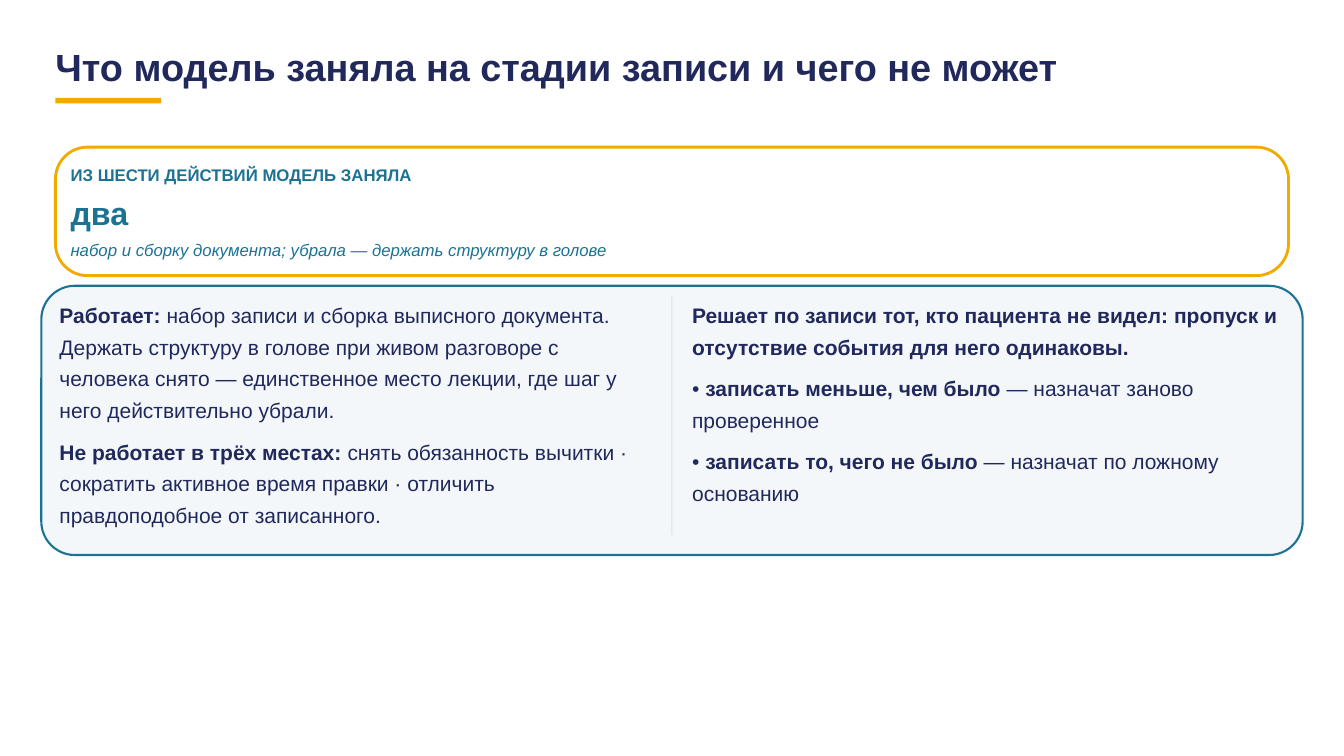
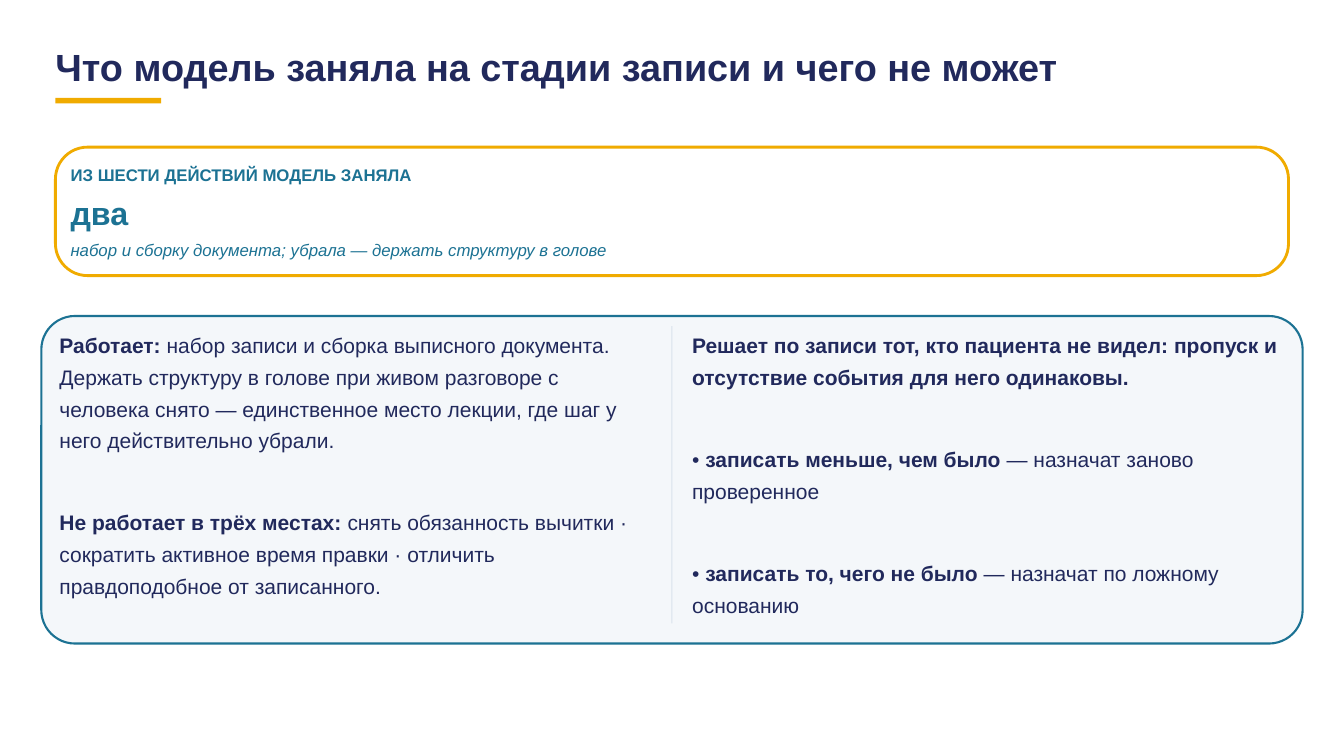
Before and after one commit to tellina-study/AI-usage-lessons, a slide deck: slide 62 of library/lectures/lec-07/rework/deck/lec-07-karkas.pptx. Drawn at 1344x756 pixels with LibreOffice and Linux fonts; fonts in the diff are those of the drawing. Boxes give left, top, right and bottom in pixels: in the first picture for what was removed or moved away, otherwise in the second. Text is boxed around its words. In the diff, an @@ line names an element or a change of style, - is before the commit and + after.

```diff
--- a/library/lectures/lec-07/rework/deck/lec-07-karkas.pptx
+++ b/library/lectures/lec-07/rework/deck/lec-07-karkas.pptx
@@ rounded rectangle: place and size @@
-rounded rectangle at [41,285,1303,555]
+rounded rectangle at [41,316,1303,643]
@@ rounded rectangle at [41,316,1303,643]: proportions changed @@
@@ text "Работает: набор записи и сборка ...": place and size @@
-text "Работает: набор записи и сборка ..." at [59,307,616,528]
+text "Работает: набор записи и сборка ..." at [59,337,616,598]
@@ rectangle: place and size @@
-rectangle at [671,295,673,534]
+rectangle at [671,326,673,623]
@@ text "Решает по записи тот, кто ...": place and size @@
-text "Решает по записи тот, кто ..." at [692,308,1277,501]
+text "Решает по записи тот, кто ..." at [692,338,1277,613]
@@ text at [692,451,1218,613]: more space between paragraphs @@
@@ text at [59,514,614,598]: more space between paragraphs @@
```
Also in this commit, not shown: 49 other slides changed, 45 other files.
